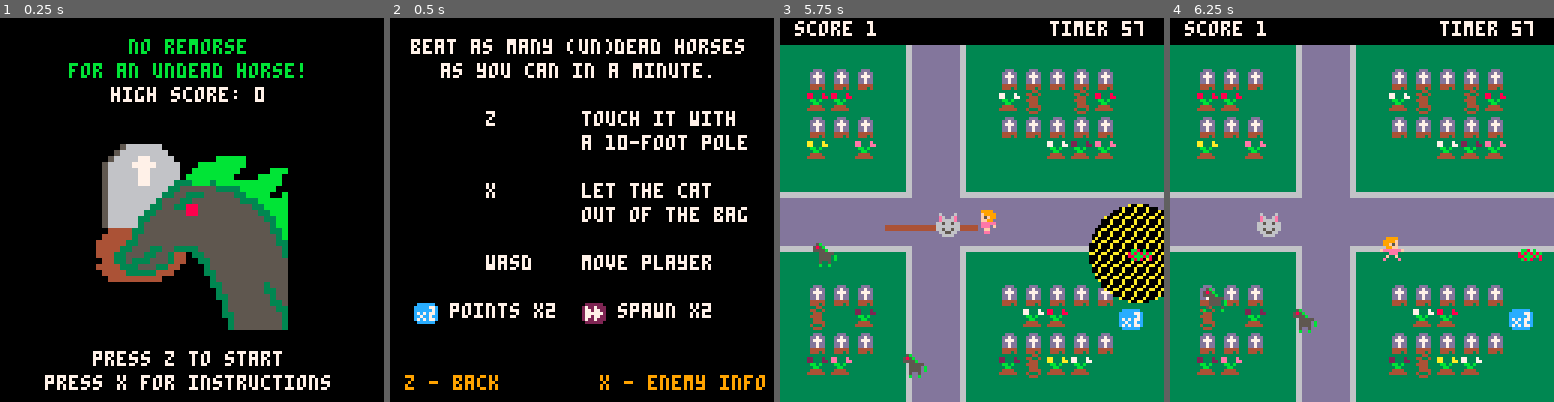
Above: before the commit, frames 1-4 (left to right).
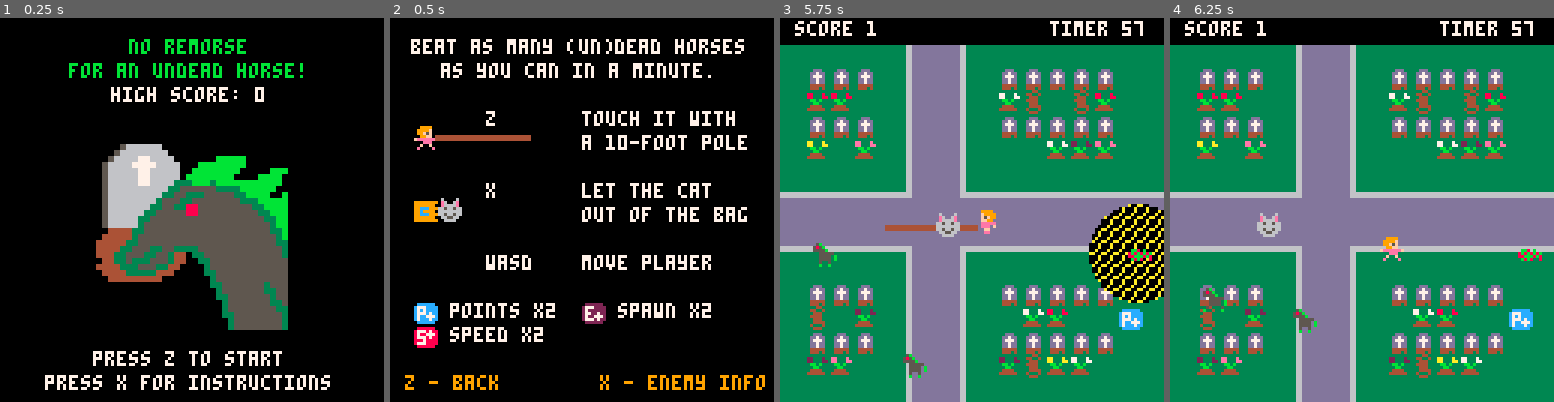
Above: after the commit, the same moments.

Repository: adkinsrs/NoRemorseForAnUndeadHorse
Game: PICO-8 cartridge no_remorse_for_an_undead_horse.p8
Same seed, same stepped clock (60 frames per second), same inputs: the game is played once before the commit and once after it.
Inputs:
- Up to frame 1 (0.25 s): no input
- Up to frame 2 (0.5 s): tap X (X key) at 0.33 s
- Up to frame 3 (5.75 s): tap O (Z key) at 0.7, 1.7, 2.1, 2.5, 2.9, 3.3, 3.7, 4.1, 4.5, 4.9, 5.3, 5.7 s; tap X (X key) at 1.07, 1.85, 2.97, 4.08, 5.2 s; hold Right 1.6-2.1 s; hold Up 2.15-2.42 s; hold Right 2.47-3.03 s; hold Left 3.08-3.58 s; hold Down 3.63-3.97 s; hold Right 4.02-4.68 s; hold Up 4.73-5.03 s; hold Left 5.08-5.68 s; hold Down from 5.73 s (still down)
- Up to frame 4 (6.25 s): release Down at 6.03 s; hold Right from 6.08 s (still down); tap O (Z key) at 6.1 s

Frame 1 is identical in both runs. In frame 2, 2.1% of the frame differs, in the area x 6-56%, y 28-86%; in frame 3, 0.1%; in frame 4, 0.1%.

Commit message:
added new powerup and cleaned up centaur

Diff:
--- a/no_remorse_for_an_undead_horse.p8
+++ b/no_remorse_for_an_undead_horse.p8
@@ -17,6 +17,7 @@
 	timer=1800
 	enemy_m=1
 	pts_m=1
+	speed_m=1
 	last=time()
 
 	player={
@@ -31,6 +32,8 @@
 		,pts_up_t=0
 		,enemy_up=false
 		,enemy_up_t=0
+		,speed_up=false
+		,speed_up_t=0
 		,upd=playerupdate
 		,draw=playerdraw
 	}
@@ -204,23 +207,35 @@
 	local helpdir2="move player"
 	local helpscorem="points x2"
 	local helpenemym="spawn x2"
+	local helpspeedm="speed x2"
 	local returntext="z - back"
 	local moretext="x - enemy info"
 
 	print(help, hcenter(help), screenheight/16, 7)
 	print(help2, hcenter(help2), (screenheight/16)+8, 7)
+
 	print(helpz, 32, screenheight/4,7)
 	print(helpz2, 64, screenheight/4,7)
+	spr(4,8, (screenheight/4)+5)
+	rectfill(15, (screenheight/4)+8, 46, (screenheight/4)+9, 4)
 	print(helpz3, 64, (screenheight/4)+8,7)
+
 	print(helpx, 32, (7*screenheight/16),7)
 	print(helpx2, 64, (7*screenheight/16),7)
+	spr(10,8, (7*screenheight/16)+5)
+	spr(9,16, (7*screenheight/16)+5)
 	print(helpx3, 64, (7*screenheight/16)+8,7)
+
 	print(helpdir, 32, (5*screenheight/8),7)
 	print(helpdir2, 64, (5*screenheight/8),7)
+
 	spr(32,8,(3*screenheight/4))
 	print(helpscorem, 20, (3*screenheight/4),7)
 	spr(33,64,(3*screenheight/4))
 	print(helpenemym, 76, (3*screenheight/4),7)
+	spr(34,8,(3*screenheight/4)+8)
+	print(helpspeedm, 20, (3*screenheight/4)+8,7)
+
 	print(returntext, 5, screenheight-8,9)
 	print(moretext, 70, screenheight-8,9)
 end
@@ -275,14 +290,24 @@
 	if player.enemy_up then
 		spr(33,72,0)
 	end
+	if player.speed_up then
+		spr(34,80,0)
+	end
 end
 
 -->8
 --powerup
 function spawn_powerup()
-	local types = {"pts_up", "enemy_up"}
+	local types = {"pts_up", "enemy_up", "speed_up"}
 	local type=rnd(types)
-	local sp = type=="pts_up" and 32 or 33
+	local sp
+	if type=="pts_up" then
+		sp=32
+	elseif type=="enemy_up" then
+		sp=33
+	elseif type=="speed_up" then
+		sp=34
+	end
 	add(pwrups, {
 		t=0
 		,type=type
@@ -306,12 +331,19 @@
 	if collide(player,self) then
 		if self.type=="pts_up" then
 			player.pts_up = true
+			player.pts_up_t = 0
 			pts_m = 2
 			sfx(7)
 		elseif self.type=="enemy_up" then
 			player.enemy_up = true
+			player.enemy_up_t = 0
 			enemy_m = 2
 			sfx(8)
+		elseif self.type=="speed_up" then
+			player.speed_up = true
+			player.speed_up_t = 0
+			speed_m = 2
+			sfx(9)
 		end
 		del(pwrups,self)
 	end
@@ -495,8 +527,8 @@
 	e.dy=0
 	e.dx=-1
 	if rnd(1)<0.5 then e.dx=1 end
-	e.x = (e.dx>0 and 0 or 119)
-	e.y = flr(rnd(112))+8
+	e.x = (e.dx>0 and 0 or 119)+8
+	e.y = flr(rnd(112))
 	e.upd=centaurupdate
 	e.draw=lghorsedraw
 	return e
@@ -522,9 +554,9 @@
 	if self.alive then
 		--if player collides with front,
 		--push player in same dir as centaur movement
-		--if collide(player,self) then
-		--	player.x = (self.dx > 0 and self.x+8 or self.x-8)
-		--end
+		if collide(player,self) then
+			player.x = (self.dx > 0 and self.x+16 or self.x-8)
+		end
 		if (collide(pole,self) and pole.active) then
 			--only block from L/R direction
 			if (player.dir=="left" and self.dx > 0)
@@ -554,8 +586,6 @@
 -->8
 --player
 function playerupdate(self)
-	playercontrol(self)
-
 	if self.pts_up then
 		self.pts_up_t +=1
 		if self.pts_up_t > 150 then
@@ -574,6 +604,15 @@
 		end
 	end
 
+	if self.speed_up then
+		self.speed_up_t +=1
+		if self.speed_up_t > 150 then
+			self.speed_up = false
+			self.speed_up_t = 0
+			speed_m = 1
+		end
+	end
+	playercontrol(self)
 end
 
 function playercontrol(self)
@@ -595,21 +634,21 @@
 end
 
 function moveleft(self)
-	self.x-=1
+	self.x-=(1*speed_m)
 	self.flip=true
 	self.dir="left"
 	if self.x%8<3 then self.s=3 else self.s=4 end
 end
 
 function moveright(self)
-	self.x+=1
+	self.x+=(1*speed_m)
 	self.flip=false
 	self.dir="right"
 	if self.x%8<3 then self.s=3 else self.s=4 end
 end
 
 function moveup(self)
-	self.y-=1
+	self.y-=(1*speed_m)
 	self.s=2
 	self.flip=false
 	self.dir="up"
@@ -617,7 +656,7 @@
 end
 
 function movedown(self)
-	self.y+=1
+	self.y+=(1*speed_m)
 	self.s=1
 	self.flip=false
 	self.dir="down"
@@ -821,13 +860,13 @@
 0066660b0066660b0000000000000000000000000000000000000000000000000000000000000000000000000000000000005500005500000555000000005500
 00500500050000500000000000000000000000000000000000000000000000000000000000000000000000000000000000007700007700007750000000007700
 00b00b00b00000b00000000000000000000000000000000000000000000000000000000000000000000000000000000000007700007700007700000000007700
-0cccccc0022222200000000000000000000000000000000000000000000000000000000000000000000000000000000000000000000000000000000000000000
-ccccc77c2722722200000000000000000000000000000000000000000000000000000000000000000000000000000000000aaa0000000000000aaa0000000000
-cccccc7c2772772200000000000000000000000000000000000000000000000000000000000000000000000000000000000ffa0000000000000ffa0000000000
-c7c7c77c2777777200000000000000000000000000000000000000000000000000000000000000000000000000000000000f8f0000000000000f8f0000000000
-cc7cc7cc2772772200000000000000000000000000000000000000000000000000000000000000000000000000000000000fff0000000000050fff0000000000
-c7c7c77c27227222000000000000000000000000000000000000000000000000000000000000000000000000000000000500ff00000000005500ff0000000000
-0cccccc00222222000000000000000000000000000000000000000000000000000000000000000000000000000000000550ffff000000000550ffff000000000
+0cccccc0022222200888888000000000000000000000000000000000000000000000000000000000000000000000000000000000000000000000000000000000
+c777cccc2777222287778788000000000000000000000000000000000000000000000000000000000000000000000000000aaa0000000000000aaa0000000000
+c7c7cccc2722222287887778000000000000000000000000000000000000000000000000000000000000000000000000000ffa0000000000000ffa0000000000
+c777c7cc2772272287778788000000000000000000000000000000000000000000000000000000000000000000000000000f8f0000000000000f8f0000000000
+c7cc777c2722777288878888000000000000000000000000000000000000000000000000000000000000000000000000000fff0000000000050fff0000000000
+c7ccc7cc27772722877788880000000000000000000000000000000000000000000000000000000000000000000000000500ff00000000005500ff0000000000
+0cccccc00222222008888880000000000000000000000000000000000000000000000000000000000000000000000000550ffff000000000550ffff000000000
 00000000000000000000000000000000000000000000000000000000000000000000000000000000000000000000000055fffff444444b0055fffff444444b00
 000000000000000000000000000000000000000000000000000000000000000000000000000000000000000000000000550fff4444440bb0550fff4444440bb0
 000000000000000000000000000000000000000000000000000000000000000000000000000000000000000000000000550ff444444400b0550ff444444400b0
Not shown, changed: the sound effects (__sfx__) section of no_remorse_for_an_undead_horse.p8
